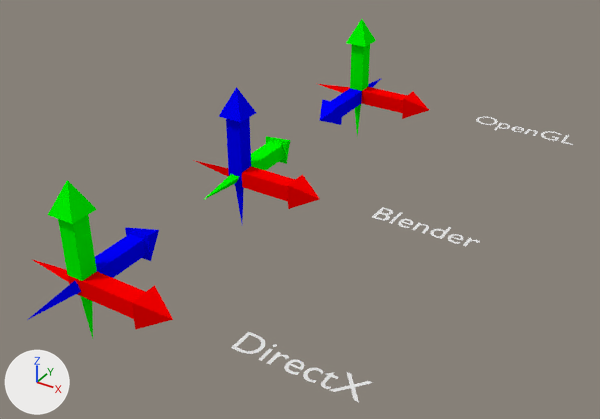
The Blender file Assets/General.Source/Models/compass.blend, before and after one commit.
Rendered twice from a 50 mm camera at (13.6, -18.2, 12.05) aimed at (2.46, -0.45, -0.25). Every picture has the same lights, and +X, +Y and +Z are marked at lower left.

Objects in the first picture: 'BlenderCompass', 'DirectXCompass', 'OpenGLCompass', 'Text', 'Text.001', 'Text.002'.
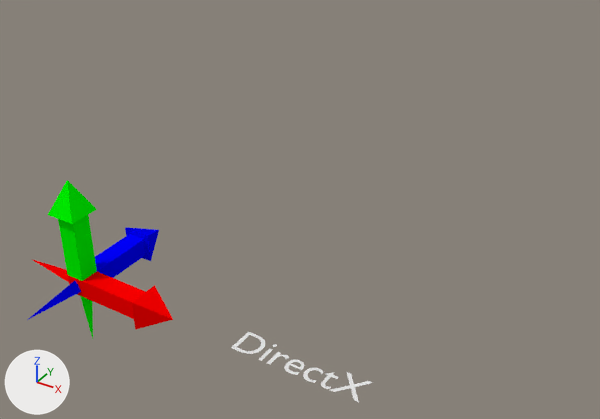
The newer file is also turned or shifted as a whole; pictures and numbers use the older file's frame.

The change, as a list of edits to the scene's bpy script:
```text
Remove ob_text:
    ob_text = bpy.data.objects.new('Text', txt_text)
    ob_text.location = (4.54, -0.11, 0.0)
Remove ob_text_001:
    ob_text_001 = bpy.data.objects.new('Text.001', txt_text_001)
    ob_text_001.location = (4.54, 7.51, 0.0)
Remove ob_openglcompass:
    ob_openglcompass = bpy.data.objects.new('OpenGLCompass', me_openglcompass)
    ob_openglcompass.location = (0.0, 7.61, 0.0)
Remove ob_blendercompass:
    ob_blendercompass = bpy.data.objects.new('BlenderCompass', me_blendercompass)
    ob_blendercompass.location = (0.0, 0.0, 0.0)
```

Changed parts and their boxes [x1, y1, x2, y2] in the pictures (600 x 419 px):
'BlenderCompass', deleted: before [193, 87, 320, 222]
    faces in mat_blue (blue #0000ff): [219, 87, 256, 222]
    faces in mat_red (red #ff0000): [193, 160, 320, 209]
    faces in mat_green (green #00ff00): [203, 136, 291, 200]
'OpenGLCompass', deleted: before [319, 19, 429, 136]
    faces in mat_green (green #00ff00): [346, 19, 376, 136]
    faces in mat_red (red #ff0000): [319, 84, 429, 119]
    faces in mat_blue (blue #0000ff): [319, 79, 381, 125]
'Text', deleted: before [372, 207, 480, 246]
'Text.001', deleted: before [476, 116, 573, 145]
